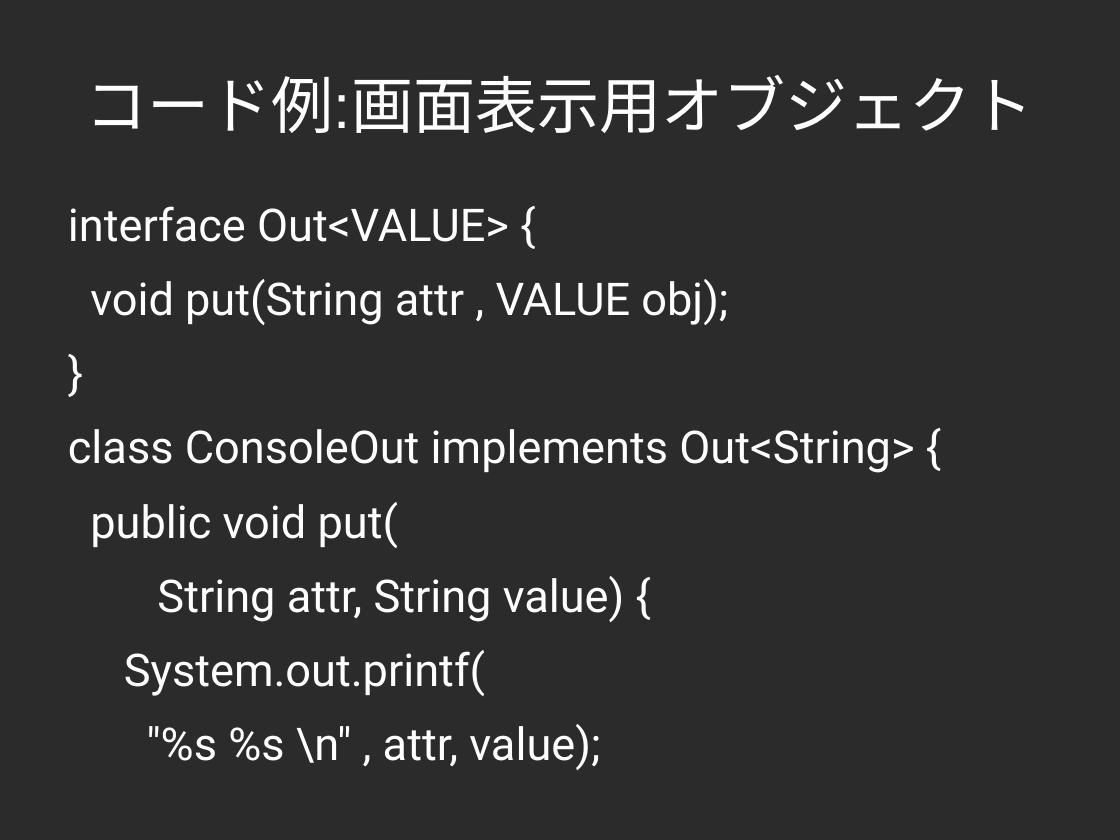
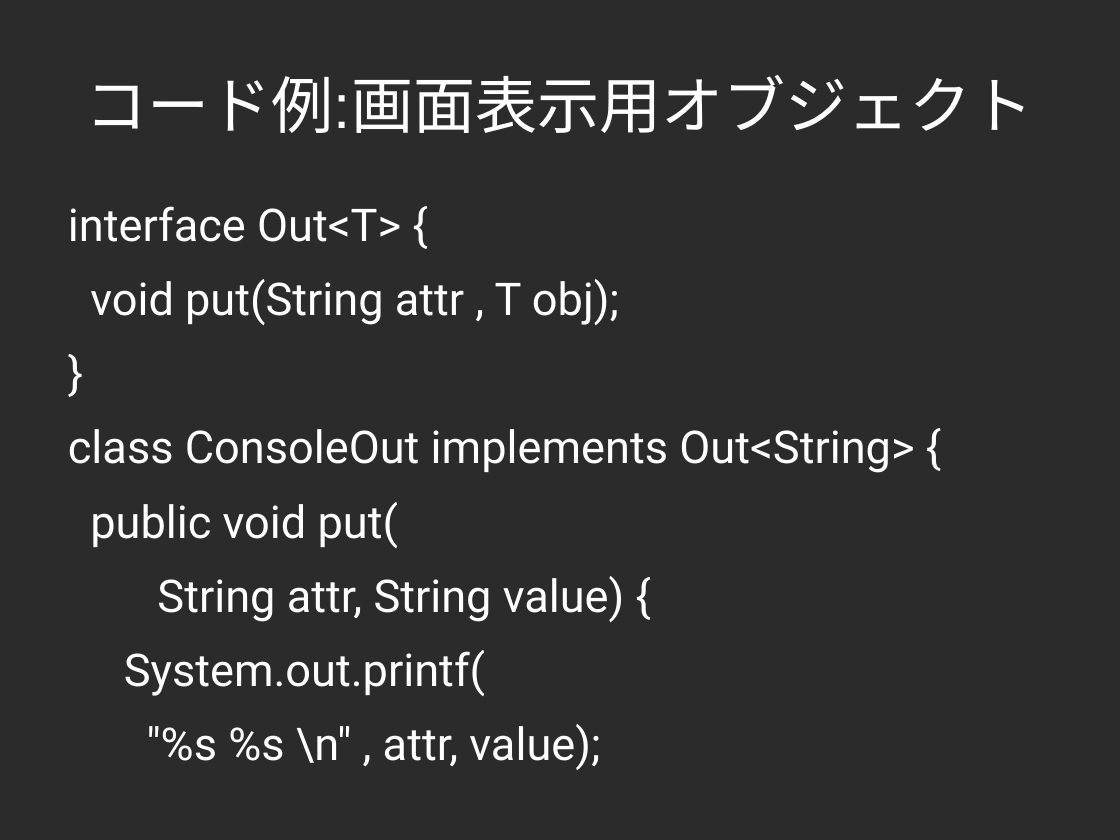
Before and after one commit to yojik/yojik-lib, a slide deck: slide 70 of 2009devsumi/oo_exercise/doc/devsum.odp. Drawn at 1120x840 pixels with LibreOffice and Linux fonts; fonts in the diff are those of the drawing; background and template pictures are left out; a plain dark background stands for a picture behind light text. Boxes give left, top, right and bottom in pixels: in the first picture for what was removed or moved away, otherwise in the second. Text is boxed around its words. In the diff, an @@ line names an element or a change of style, - is before the commit and + after.

```diff
--- a/2009devsumi/oo_exercise/doc/devsum.odp
+++ b/2009devsumi/oo_exercise/doc/devsum.odp
@@ text at (x1=68, y1=206, x2=619, y2=325): text changed @@
-interface Out<VALUE> {
-void put(String attr , VALUE obj);
+interface Out<T> {
+void put(String attr , T obj);
```
Also in this commit, not shown: 29 other slides changed, 1 slide added, 5 other files.
